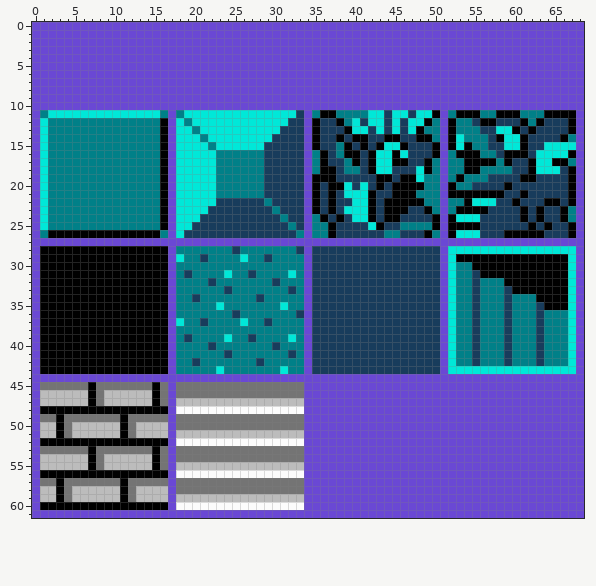
Sprite sheet, stored at LegendOfZelda/Content/SpriteSheets/Blocks/TileSpriteSheet.png. Above, as it was before the edit.
The file is 69x62 pixels.
And afterwards:
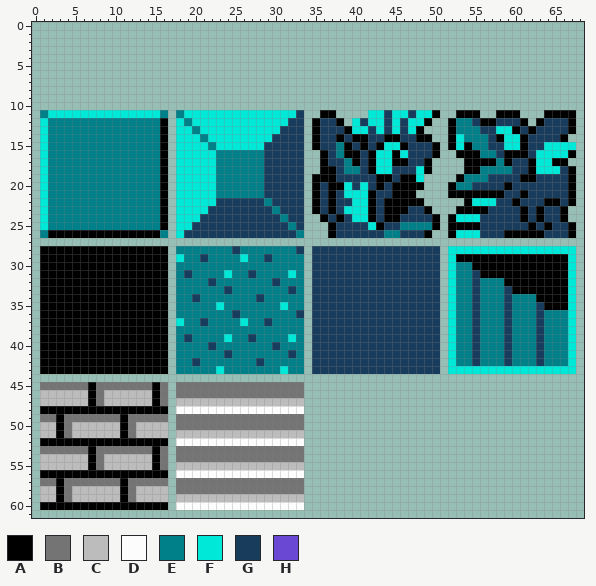
Palette (. is transparent): A #000000  B #747474  C #bcbcbc  D #fcfcfc  E #008088  F #00e8d8  G #183c5c  H #6a48d4
Difference:
Changed rows in their new state; - is an unchanged pixel.
first column x 0:
 0 .....................................................................
 1 .....................................................................
 2 .....................................................................
 3 .....................................................................
 4 .....................................................................
 5 .....................................................................
 6 .....................................................................
 7 .....................................................................
 8 .....................................................................
 9 .....................................................................
10 .....................................................................
11 .----------------.----------------..--....---------..---..---...----.
12 .----------------.----------------.----.----------..----------.-----.
13 .----------------.----------------.--------------...----------------.
14 .----------------.----------------.---------------..---------------..
15 .----------------.----------------.----------------.----------------.
16 .----------------.----------------..---------------..---------------.
17 .----------------.----------------..--------------....-------------..
18 .----------------.----------------..--------------....--------------.
19 .----------------.----------------.--------------....---------------.
20 .----------------.----------------.--------------...----------------.
21 .----------------.----------------.-------------....----------------.
22 .----------------.----------------.--------------.....--------------.
23 .----------------.----------------.---------------...--------------..
24 .----------------.----------------..---------------.---------------..
25 .----------------.----------------...--------------.----------------.
26 .----------------.----------------...-------------..----------------.
27 .....................................................................
28 .----------------.----------------.----------------.----------------.
29 .----------------.----------------.----------------.----------------.
30 .----------------.----------------.----------------.----------------.
31 .----------------.----------------.----------------.----------------.
32 .----------------.----------------.----------------.----------------.
33 .----------------.----------------.----------------.----------------.
34 .----------------.----------------.----------------.----------------.
35 .----------------.----------------.----------------.----------------.
36 .----------------.----------------.----------------.----------------.
37 .----------------.----------------.----------------.----------------.
38 .----------------.----------------.----------------.----------------.
39 .----------------.----------------.----------------.----------------.
40 .----------------.----------------.----------------.----------------.
41 .----------------.----------------.----------------.----------------.
42 .----------------.----------------.----------------.----------------.
43 .----------------.----------------.----------------.----------------.
44 .....................................................................
45 .----------------.----------------...................................
46 .----------------.----------------...................................
47 .----------------.----------------...................................
48 .----------------.----------------...................................
49 .----------------.----------------...................................
50 .----------------.----------------...................................
51 .----------------.----------------...................................
52 .----------------.----------------...................................
53 .----------------.----------------...................................
54 .----------------.----------------...................................
55 .----------------.----------------...................................
56 .----------------.----------------...................................
57 .----------------.----------------...................................
58 .----------------.----------------...................................
59 .----------------.----------------...................................
60 .----------------.----------------...................................
61 .....................................................................
Boxes around the changes in both pictures, in picture pixels (x1, y1, x2, y2):
erased: (32, 22, 584, 518)
